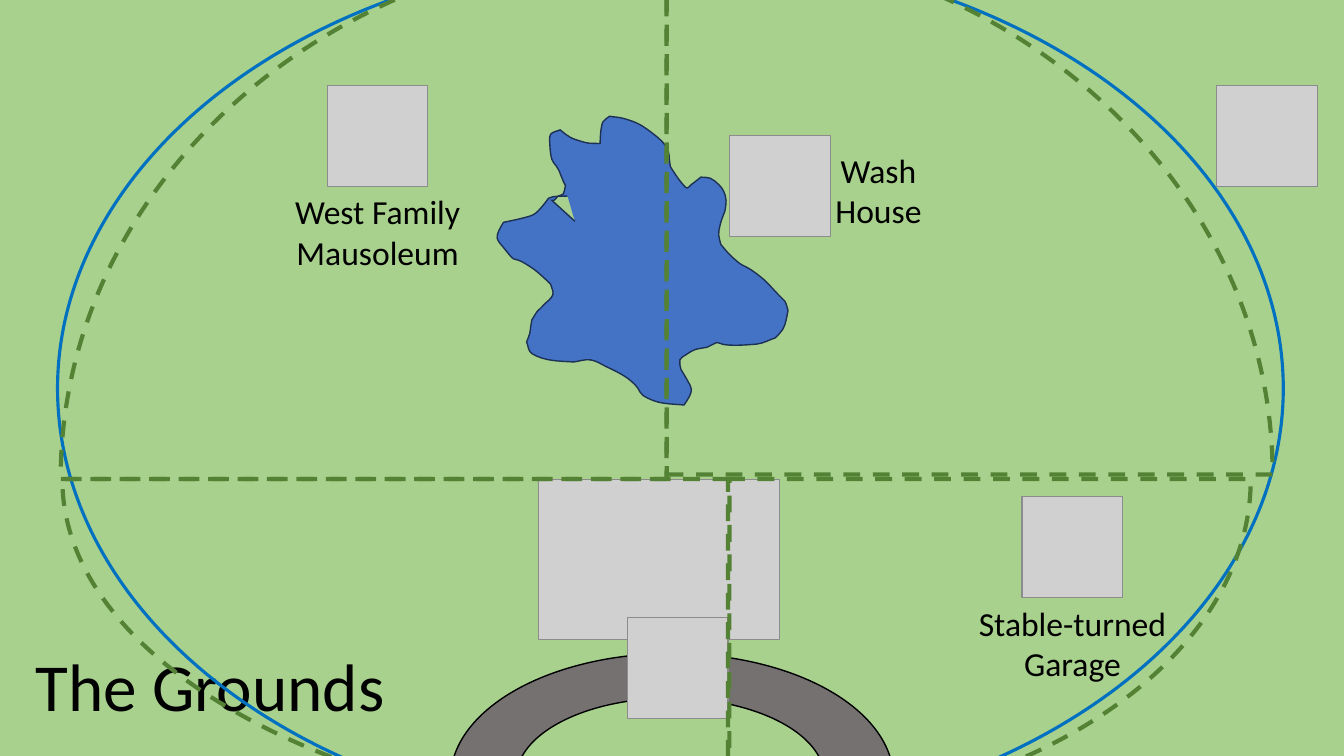
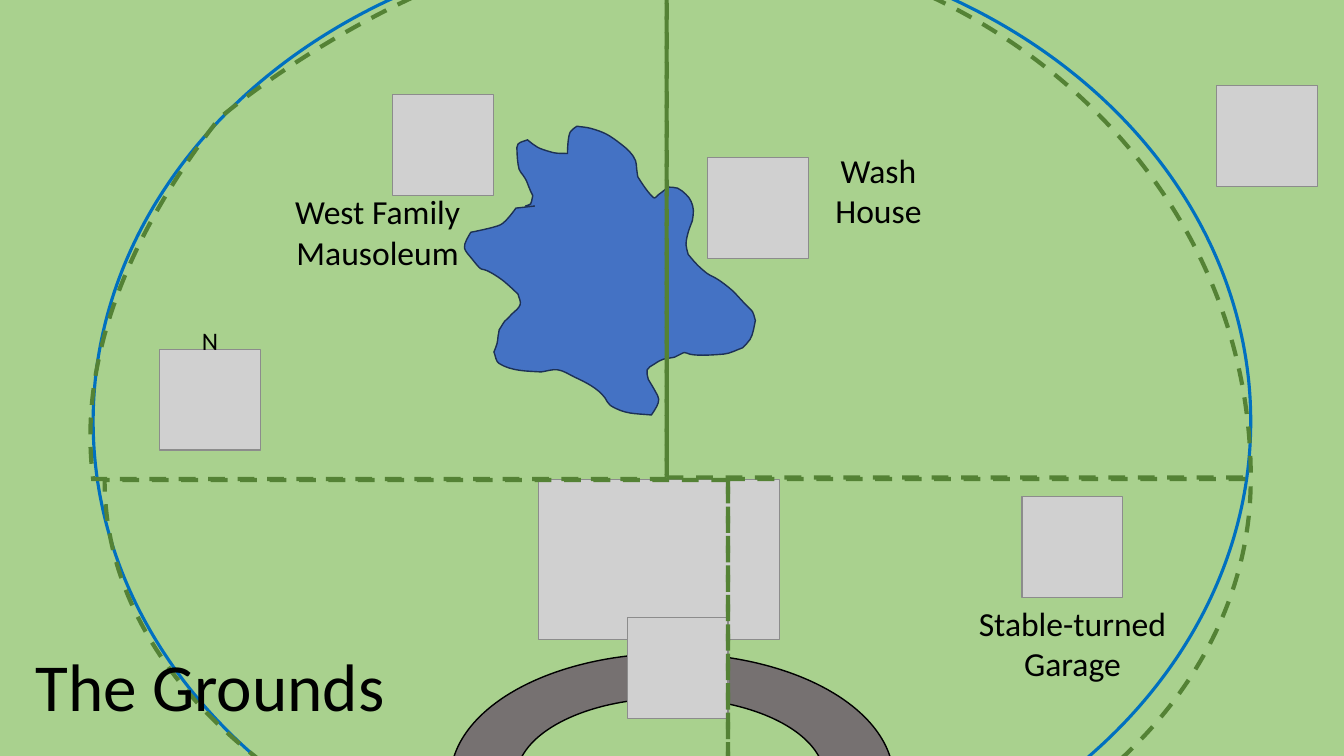
Before and after one commit to anayathelibrarian/Ragnabark, a slide deck: slide 7 of shagbarkmap.pptx. Drawn at 1344x756 pixels with LibreOffice and Linux fonts; fonts in the diff are those of the drawing; grey boxes stand for pictures. Boxes give left, top, right and bottom in pixels: in the first picture for what was removed or moved away, otherwise in the second. Text is boxed around its words. In the diff, an @@ line names an element or a change of style, - is before the commit and + after.

```diff
--- a/shagbarkmap.pptx
+++ b/shagbarkmap.pptx
@@ freeform shape: place and size @@
-freeform shape at (60,0,666,479)
+freeform shape at (91,0,667,480)
@@ ellipse: place and size @@
-ellipse at (57,0,1284,756)
+ellipse at (93,0,1250,756)
@@ freeform shape: place and size @@
-freeform shape at (666,0,1272,475)
+freeform shape at (666,0,1250,478)
@@ picture removed at (328,86,429,187) @@
@@ picture added at (392,95,493,196) @@
@@ freeform shape: place and size @@
-freeform shape at (497,116,788,404)
+freeform shape at (465,126,756,414)
@@ picture: place and size @@
-picture at (730,136,831,237)
+picture at (708,157,809,258)
@@ picture added at (160,349,261,450) @@
@@ text added at (202,334,218,356), 18 pt, text #000000 @@
+N
@@ freeform shape at (728,479,1251,756): outline redrawn @@
@@ freeform shape: place and size @@
-freeform shape at (63,479,730,756)
+freeform shape at (105,480,729,756)
```
Also in this commit, not shown: 1 other slide changed, 1 other file.
